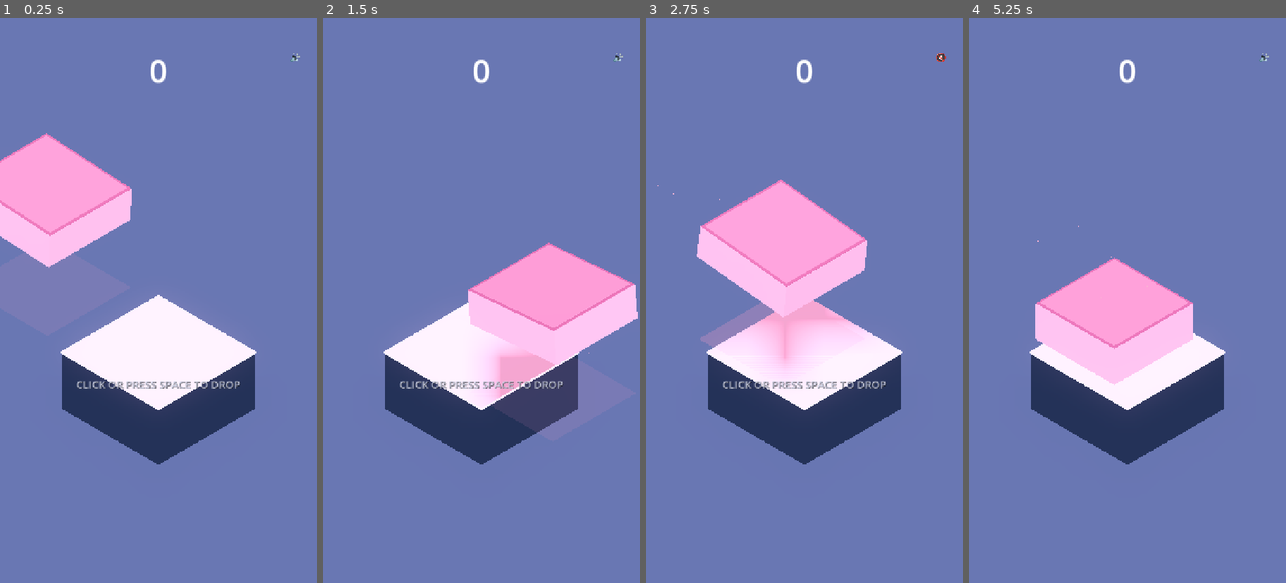
Above: before the commit, frames 1-4 (left to right).
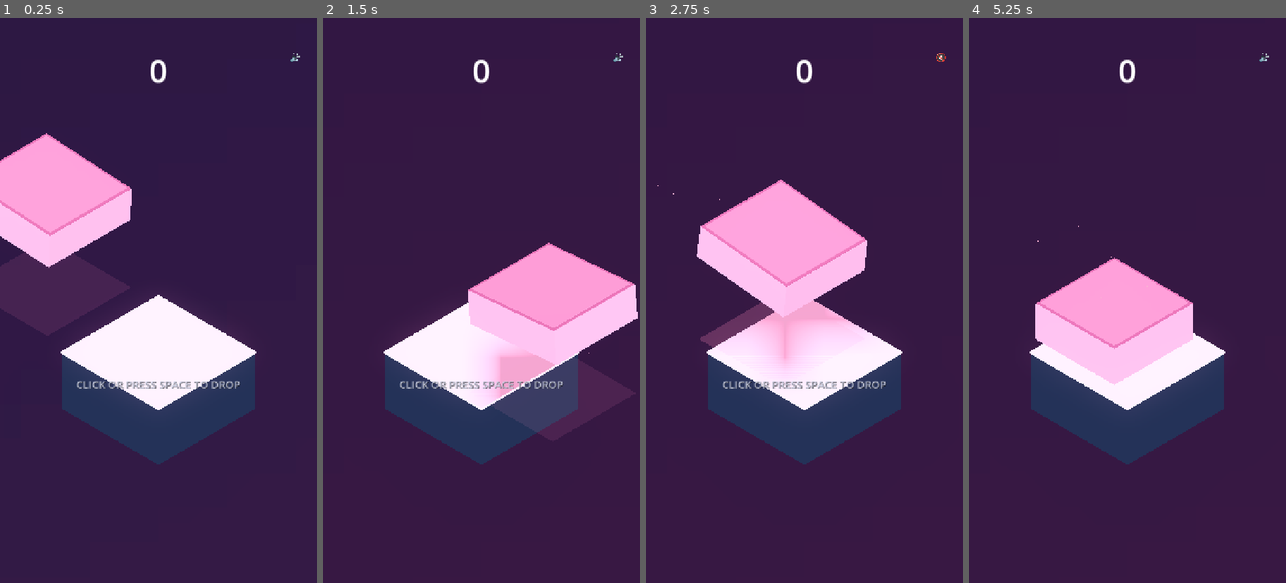
Above: after the commit, the same moments.

Repository: AakashJ91/stack
Game: Godot game, scene res://scenes/main.tscn
Same seed, same stepped clock (60 frames per second), same inputs: the game is played once before the commit and once after it.
Inputs (mouse positions are in pixels of both pictures, inside the frame that each line leads up to):
- Up to frame 1 (0.25 s): no input
- Up to frame 2 (1.5 s): click "🔊" at 0.5 s; click "🔇" at 1.25 s
- Up to frame 3 (2.75 s): click "🔊" at 2 s
- Up to frame 4 (5.25 s): click "🔇" at 2.75 s; click "🔊" at 3.5 s; click "🔇" at 4.25 s; tap Space at 5 s; move the mouse to (1197, 272) at 5.02 s; tap M at 5.1 s; click (1197, 272) at 5.17 s

The runs differ from the first frame. In frame 1, 81% of the frame differs, in the area x 0-100%, y 0-100%; in frame 2, 82%; in frame 3, 80%; in frame 4, 84%.

Commit message:
dynamic background

Diff:
--- a/scripts/main.gd
+++ b/scripts/main.gd
@@ -44,15 +44,24 @@
 
 var pedestal_rim: MeshInstance3D
 
+# Gradient Background Components
+var bg_quad: MeshInstance3D
+var bg_gradient: Gradient
+var bg_texture: GradientTexture2D
+var bg_material: StandardMaterial3D
+var bg_tween: Tween = null
+
 # Curated high-aesthetic pastel color palettes for stacking runs
-# Modes: "rainbow" (continuous silky pastel spectrum) and "gradient" (harmonious designer pastel colorways)
+# Each palette has its own dedicated complementary atmospheric gradient background
 const PALETTES: Array[Dictionary] = [
 	{
 		"name": "Pastel Rainbow Spectrum",
 		"mode": "rainbow",
 		"speed": 0.026,
 		"sat": 0.54,
-		"val": 0.92
+		"val": 0.92,
+		"bg_top": Color(0.08, 0.09, 0.18),    # Deep Twilight Navy
+		"bg_bottom": Color(0.20, 0.14, 0.28) # Soft Twilight Violet
 	},
 	{
 		"name": "Cotton Candy",
@@ -64,7 +73,9 @@
 			Color(0.48, 0.76, 0.96), # Pastel Sky Blue
 			Color(0.45, 0.88, 0.74), # Pastel Mint Seafoam
 			Color(0.96, 0.84, 0.45)  # Pastel Buttercup
-		]
+		],
+		"bg_top": Color(0.12, 0.09, 0.22),    # Deep Heather Mauve
+		"bg_bottom": Color(0.24, 0.12, 0.22) # Soft Dusty Rose
 	},
 	{
 		"name": "Peach Sorbet",
@@ -75,7 +86,9 @@
 			Color(0.96, 0.86, 0.45), # Pastel Vanilla Cream
 			Color(0.96, 0.58, 0.68), # Pastel Strawberry
 			Color(0.82, 0.62, 0.88)  # Pastel Wisteria
-		]
+		],
+		"bg_top": Color(0.15, 0.10, 0.17),    # Deep Cocoa Slate
+		"bg_bottom": Color(0.26, 0.15, 0.18) # Warm Sunset Mauve
 	},
 	{
 		"name": "Mint & Sage Serenity",
@@ -86,7 +99,9 @@
 			Color(0.48, 0.78, 0.94), # Pastel Powder Blue
 			Color(0.75, 0.65, 0.92), # Pastel Soft Lilac
 			Color(0.95, 0.82, 0.50)  # Pastel Primrose
-		]
+		],
+		"bg_top": Color(0.07, 0.12, 0.16),    # Deep Nordic Spruce
+		"bg_bottom": Color(0.11, 0.20, 0.21) # Soft Deep Seafoam
 	},
 	{
 		"name": "Nordic Rose & Ice",
@@ -97,7 +112,9 @@
 			Color(0.52, 0.75, 0.92), # Pastel Ice Blue
 			Color(0.48, 0.84, 0.78), # Pastel Sage Teal
 			Color(0.92, 0.78, 0.58)  # Pastel Sand Amber
-		]
+		],
+		"bg_top": Color(0.09, 0.12, 0.20),    # Deep Arctic Slate
+		"bg_bottom": Color(0.17, 0.14, 0.25) # Soft Nordic Lilac
 	}
 ]
 var palette_index: int = 0
@@ -110,6 +127,7 @@
 
 	load_high_score()
 	_setup_lighting_and_env()
+	_setup_gradient_background()
 	_create_pedestal()
 	base_camera_pivot_y = camera_pivot.position.y
 	target_camera_y = base_camera_pivot_y
@@ -119,6 +137,62 @@
 	$UI/GameOverPanel/VBox/RestartBtn.pressed.connect(restart_game)
 
 	reset_game()
+
+func _setup_gradient_background() -> void:
+	bg_quad = MeshInstance3D.new()
+	var quad_mesh = QuadMesh.new()
+	quad_mesh.size = Vector2(90.0, 90.0)
+	bg_quad.mesh = quad_mesh
+	bg_quad.position = Vector3(0, 0, -45.0)
+	bg_quad.cast_shadow = GeometryInstance3D.SHADOW_CASTING_SETTING_OFF
+
+	bg_gradient = Gradient.new()
+	var pal = PALETTES[palette_index % PALETTES.size()]
+	var top_c = pal.get("bg_top", Color(0.08, 0.09, 0.18)) as Color
+	var bot_c = pal.get("bg_bottom", Color(0.20, 0.14, 0.28)) as Color
+	bg_gradient.colors = PackedColorArray([top_c, bot_c])
+	bg_gradient.offsets = PackedFloat32Array([0.0, 1.0])
+
+	bg_texture = GradientTexture2D.new()
+	bg_texture.gradient = bg_gradient
+	bg_texture.fill_from = Vector2(0.3, 0.0) # Elegant diagonal top-left
+	bg_texture.fill_to = Vector2(0.7, 1.0)   # to bottom-right
+	bg_texture.width = 64
+	bg_texture.height = 128
+
+	bg_material = StandardMaterial3D.new()
+	bg_material.shading_mode = StandardMaterial3D.SHADING_MODE_UNSHADED
+	bg_material.albedo_texture = bg_texture
+	bg_quad.material_override = bg_material
+
+	camera.add_child(bg_quad)
+
+func _transition_gradient_background(target_top: Color, target_bottom: Color) -> void:
+	if not bg_gradient or bg_gradient.colors.size() < 2:
+		return
+	if bg_tween:
+		bg_tween.kill()
+	bg_tween = create_tween().set_parallel(true).set_trans(Tween.TRANS_CUBIC).set_ease(Tween.EASE_OUT)
+	var current_top = bg_gradient.colors[0]
+	var current_bottom = bg_gradient.colors[1]
+	bg_tween.tween_method(func(c: Color):
+		if bg_gradient and bg_gradient.colors.size() >= 2:
+			bg_gradient.colors = PackedColorArray([c, bg_gradient.colors[1]])
+	, current_top, target_top, 0.7)
+	bg_tween.tween_method(func(c: Color):
+		if bg_gradient and bg_gradient.colors.size() >= 2:
+			bg_gradient.colors = PackedColorArray([bg_gradient.colors[0], c])
+	, current_bottom, target_bottom, 0.7)
+
+func _update_height_gradient_tint(height_index: int) -> void:
+	if not bg_gradient:
+		return
+	var pal = PALETTES[palette_index % PALETTES.size()]
+	var base_top = pal.get("bg_top", Color(0.08, 0.09, 0.18)) as Color
+	var current_box_c = _get_box_shade(height_index)
+	# Soft complementary atmospheric glow at the bottom of the gradient
+	var dynamic_bottom = Color.from_hsv(current_box_c.h, 0.38, 0.24)
+	_transition_gradient_background(base_top, dynamic_bottom)
 
 func _setup_lighting_and_env() -> void:
 	# Balanced lighting to keep colors rich and prevent white washout
@@ -204,6 +278,12 @@
 		rm.albedo_color = first_box_color
 		rm.emission = first_box_color
 		rm.emission_energy_multiplier = 0.85
+
+	# Update gradient background colors smoothly to match new palette
+	var pal = PALETTES[palette_index % PALETTES.size()]
+	var target_top = pal.get("bg_top", Color(0.08, 0.09, 0.18)) as Color
+	var target_bottom = pal.get("bg_bottom", Color(0.20, 0.14, 0.28)) as Color
+	_transition_gradient_background(target_top, target_bottom)
 
 	# Initial slider level
 	slider.set_target_level(current_top_y, current_target_pos, 0)
@@ -360,6 +440,9 @@
 
 	# Pan camera up smoothly
 	target_camera_y = base_camera_pivot_y + current_top_y * 0.95
+
+	# Gently evolve background gradient as the tower ascends
+	_update_height_gradient_tint(stack.size())
 
 	# Spawn next box
 	state = GameState.PLAYING
